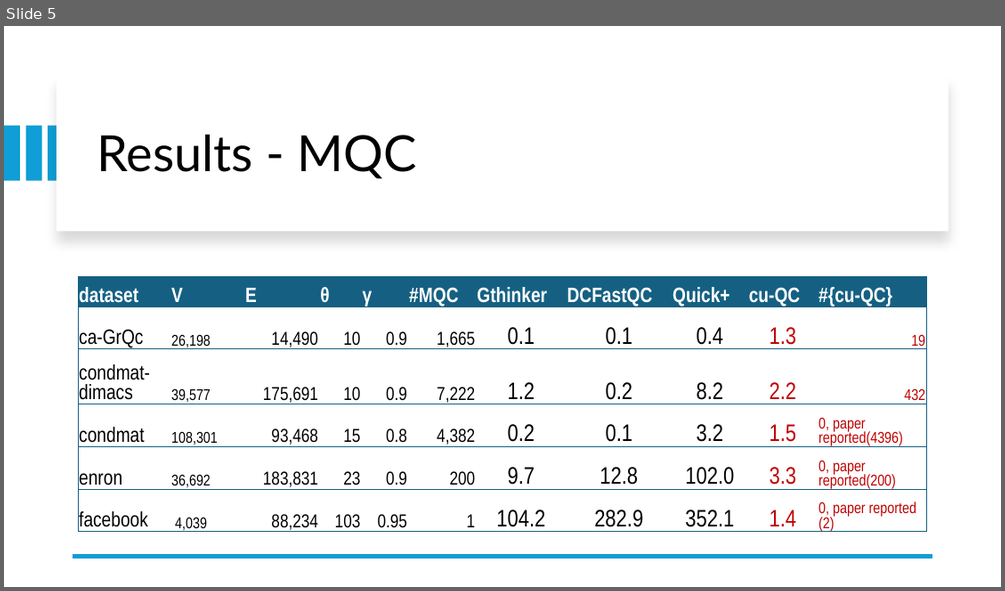
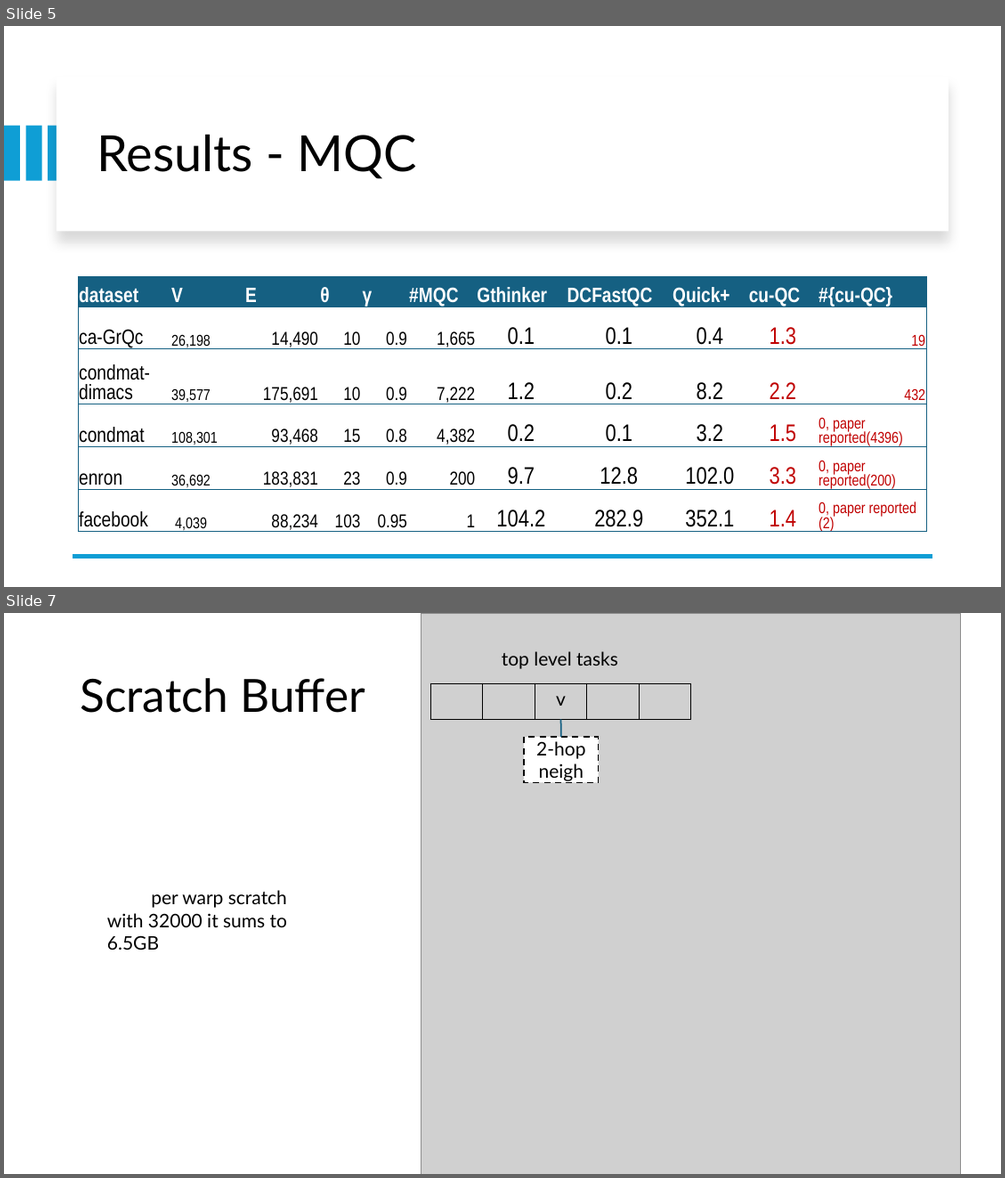
Before and after one commit to akhlaqueak/G-ThinkerCG, a slide deck: revision.pptx. Shown one above the other, each under a label of ours: slide 5 before the commit, slides 5 and 7 after it; the slides between them are not shown. The pictures are 1005x591 and 1005x1178 pixels, drawn with LibreOffice and Linux fonts; fonts in the diff are those of the drawing; grey boxes stand for pictures. Boxes give left, top, right and bottom in pixels: in the first picture for what was removed or moved away, otherwise in the second. Text is boxed around its words. In the diff, an @@ line names an element or a change of style, - is before the commit and + after.

```diff
--- a/revision.pptx
+++ b/revision.pptx
@@ slide 7 added at bbox=[4, 613, 1001, 1174], background #FFFFFF @@
@@ picture added at bbox=[421, 613, 961, 1174] @@
@@ text added at bbox=[502, 651, 618, 669], 18 pt, text #000000 @@
+top level tasks
@@ title added at bbox=[80, 678, 365, 713], 44 pt, text #000000 @@
+Scratch Buffer
@@ table added at bbox=[431, 683, 693, 719], 1 rows, 5 columns @@
+ |  | v |  | 
@@ line added from (561, 719) to (561, 737), #156082 1.5 pt @@
@@ rectangle added at bbox=[524, 737, 598, 783], fill #FFFFFF, outline #000000 1.5 pt dashed, 18 pt, text #000000 @@
+2-hop neigh
@@ text added at bbox=[151, 890, 287, 908], 18 pt, text #000000 @@
+per warp scratch
@@ text added at bbox=[107, 913, 287, 949], 18 pt, text #000000 @@
+with 32000 it sums to 6.5GB
```
Also in this commit, not shown: 7 other slides added, 1 slide removed, 31 other files.
